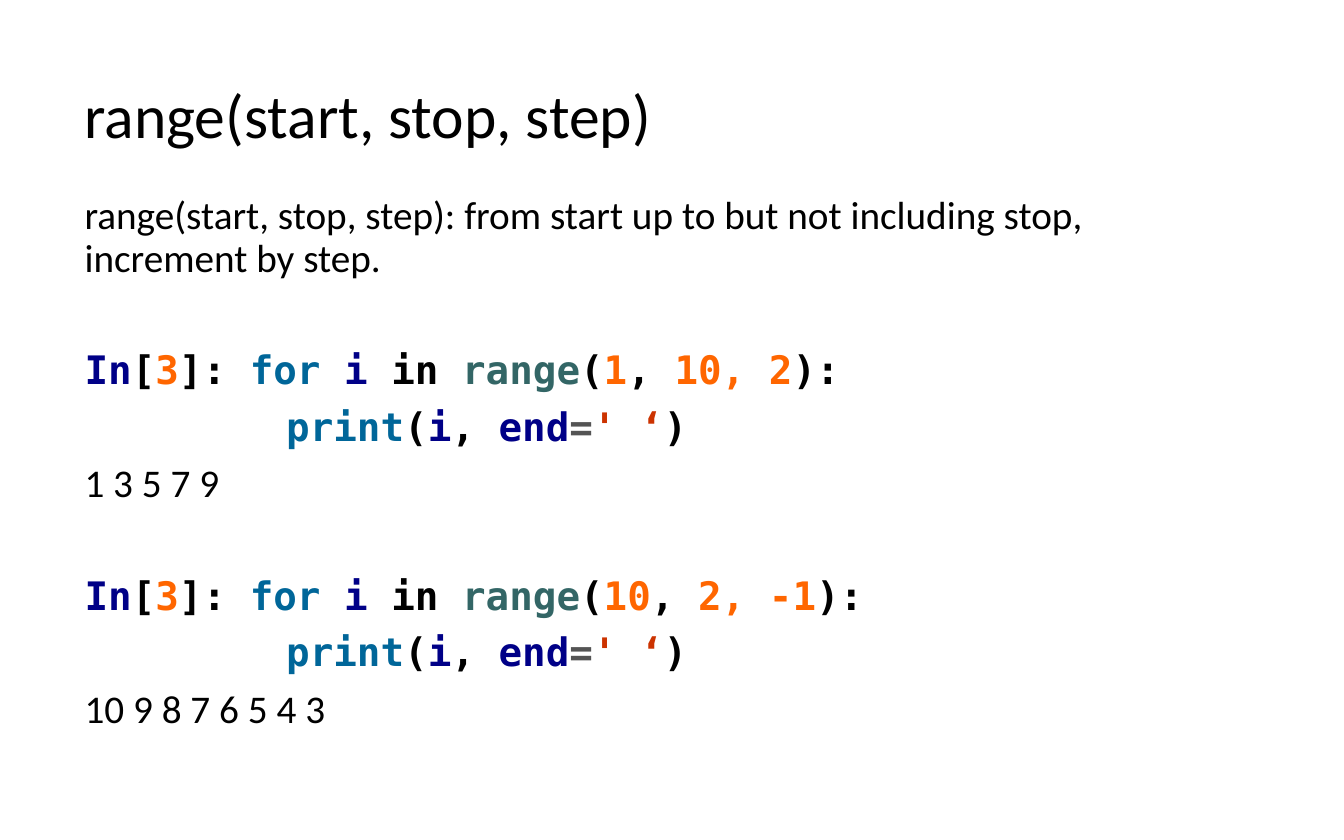
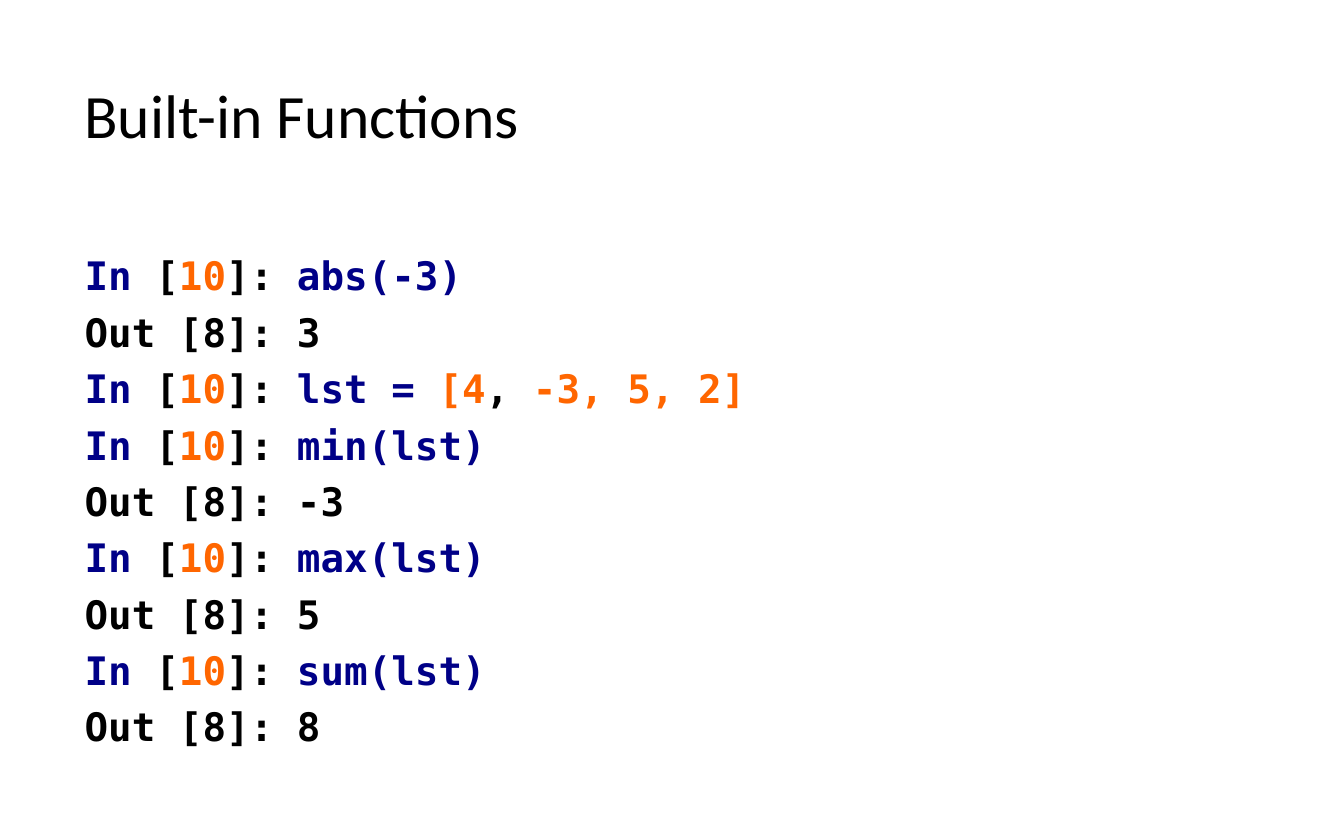
Before and after one commit to LongBaoNguyen/longbaonguyen.github.io, a slide deck: slide 9 of courses/apcsp/lect8.pptx (slide 16 before the commit). Drawn at 1344x840 pixels with LibreOffice and Linux fonts; fonts in the diff are those of the drawing. Boxes give left, top, right and bottom in pixels: in the first picture for what was removed or moved away, otherwise in the second. Text is boxed around its words. In the diff, an @@ line names an element or a change of style, - is before the commit and + after.

```diff
--- a/courses/apcsp/lect8.pptx
+++ b/courses/apcsp/lect8.pptx
@@ title at (x1=85, y1=95, x2=518, y2=139): text changed @@
-range(start, stop, step)
+Built-in Functions
@@ text at (x1=85, y1=260, x2=745, y2=747): text changed; font Calibri to DejaVu Sans Mono; bold on @@
-range(start, stop, step): from start up to but not including stop, increment by step.
-In[3]: for i in range(1, 10, 2):
-print(i, end=' ‘)
-1 3 5 7 9
-In[3]: for i in range(10, 2, -1):
-print(i, end=' ‘)
-10 9 8 7 6 5 4 3
+In [10]: abs(-3)
+Out [8]: 3
+In [10]: lst = [4, -3, 5, 2]
+In [10]: min(lst)
+Out [8]: -3
+In [10]: max(lst)
+Out [8]: 5
+In [10]: sum(lst)
+Out [8]: 8
```
Also in this commit, not shown: 6 other slides changed, 18 slides added, 17 slides removed, 10 other files.
